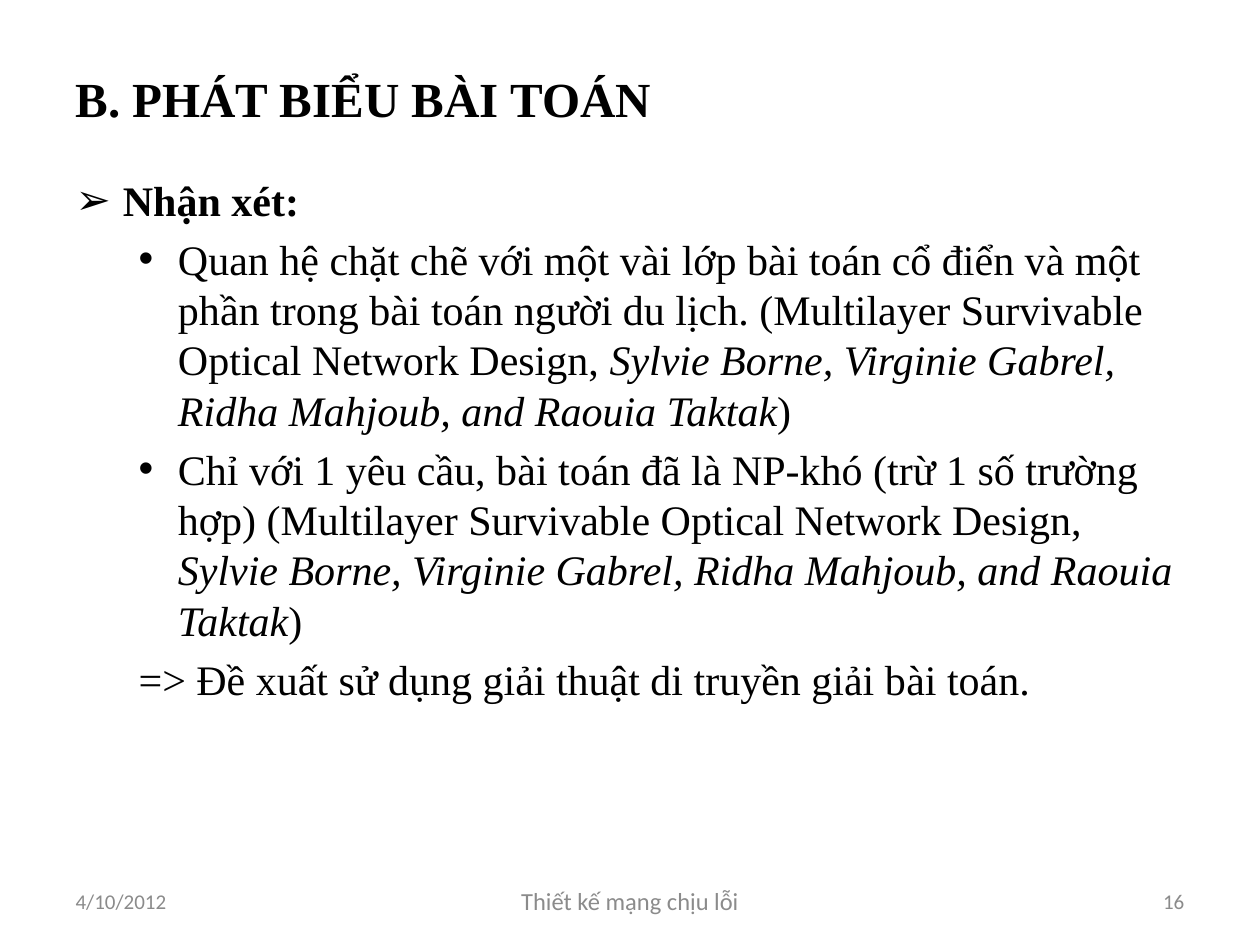
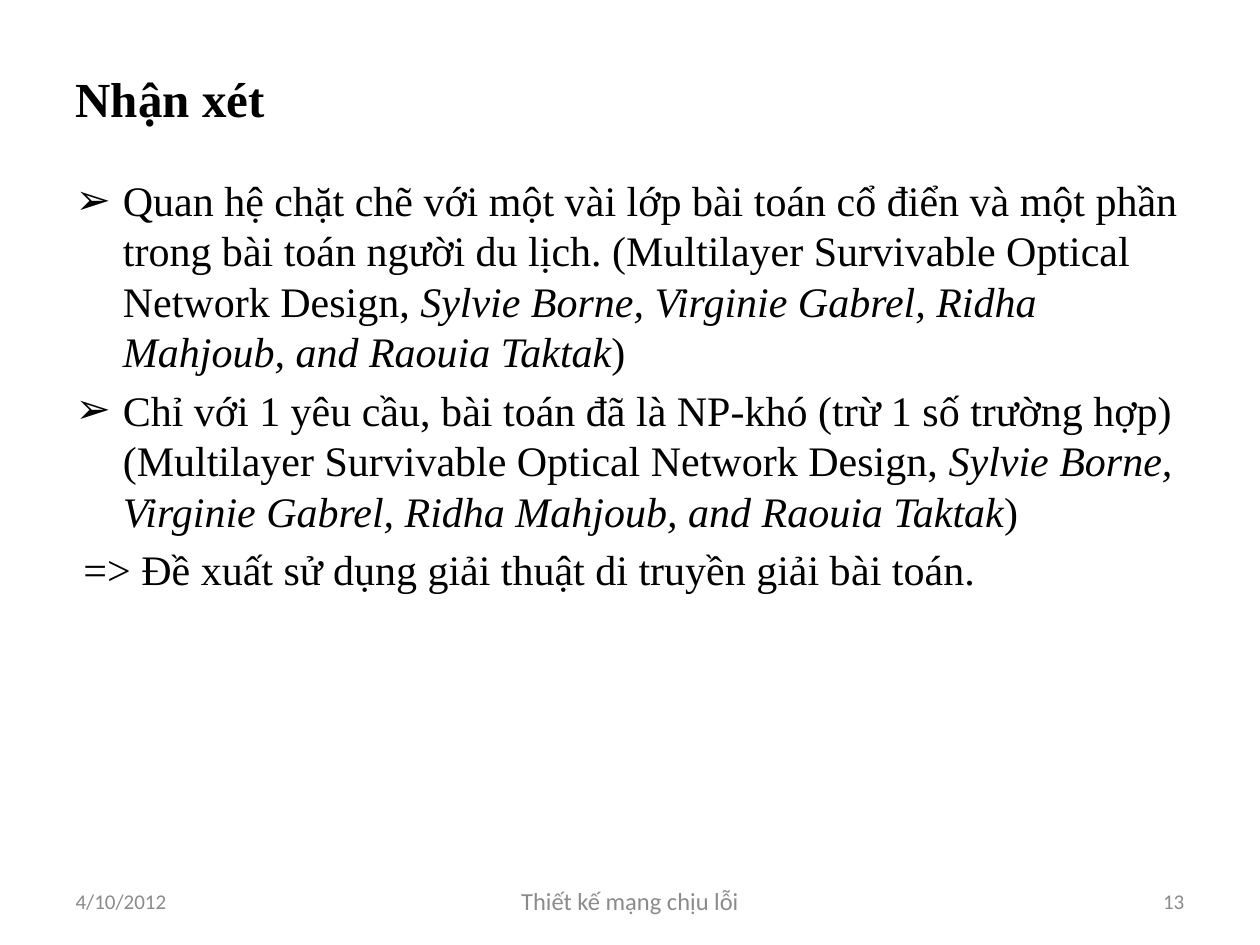
Before and after one commit to luongnv89/GAMSOND, a slide deck: slide 13 of Presents/Luongnv.Intro6.0.pptx (slide 16 before the commit). Drawn at 1260x945 pixels with LibreOffice and Linux fonts; fonts in the diff are those of the drawing. Boxes give left, top, right and bottom in pixels: in the first picture for what was removed or moved away, otherwise in the second. Text is boxed around its words. In the diff, an @@ line names an element or a change of style, - is before the commit and + after.

```diff
--- a/Presents/Luongnv.Intro6.0.pptx
+++ b/Presents/Luongnv.Intro6.0.pptx
@@ title at bbox=[76, 82, 264, 127]: text changed @@
-B. PHÁT BIỂU BÀI TOÁN
+Nhận xét
@@ text "Quan hệ chặt chẽ với ..." at bbox=[123, 185, 1178, 594]: bullet • to ➢; list level 2 to 1 in "Quan hệ chặt chẽ với ..."; list level 2 to 1 in "Chỉ với 1 yêu cầu, ..."; list level 2 to 1 in "=> Đề xuất sử dụng ..." @@
@@ text at bbox=[123, 186, 299, 225]: paragraph removed @@
-➢ Nhận xét:
@@ page number at bbox=[1163, 895, 1184, 909]: text changed @@
-16
+13
```
Also in this commit, not shown: 8 other slides changed, 8 slides removed.
